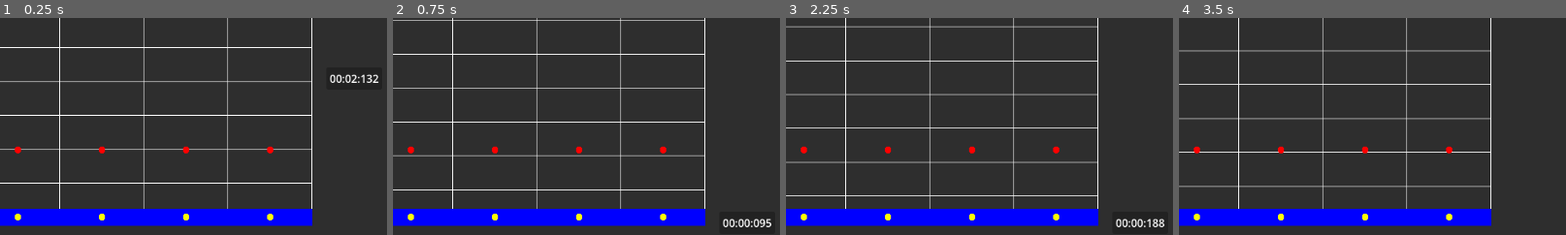
Above: before the commit, frames 1-4 (left to right).
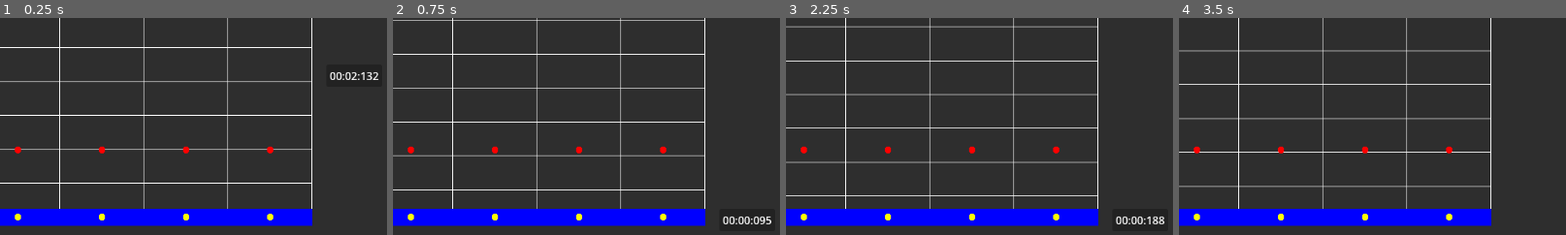
Above: after the commit, the same moments.

Repository: NothermanVEVO/June
Game: Godot game, scene res://Editor/Editor Composer.tscn
Same seed, same stepped clock (60 frames per second), same inputs: the game is played once before the commit and once after it. This scene is started directly instead of the project's main scene. Sound files missing from this copy of the repository are replaced by a short silence.
Inputs:
- Up to frame 1 (0.25 s): no input
- Up to frame 2 (0.75 s): click "Play" at 0.5 s
- Up to frame 3 (2.25 s): click "Test" at 1.25 s; click "Play" at 2 s
- Up to frame 4 (3.5 s): click "4 Buttons" at 2.75 s
The pictures show only the part of the screen within x 31-81%, y 37-87%; the shares and areas given below are measured in that part.

The runs differ from the first frame. In frame 1, 0.4% of the frame differs, in the area x 85-98%, y 25-30%; in frame 2, 0.4%, in the area x 85-98%, y 91-97%; in frame 3, 0.4%; in frame 4, nothing differs.

Commit message:
2025/08/28 - 001
- Added new methods in the SongMap Class.
- Improved the feedback in the Undo and Redo actions (If you keep it pressed it will have a nice feedback).
- Added memory_save_song_map, each song_map from a different gear or a different difficulty will be saved in the memory if some alteration was made.

Bug fix:
- Solved a bug about the miss_placement in the mouse_time_text.
- Solved a problem about the _note_info in the HoldNoteEditor and NoteEditor that could cause a crash.

Diff:
--- a/beat-the-beat/Editor/Game.gd
+++ b/beat-the-beat/Editor/Game.gd
@@ -155,12 +155,12 @@
 
 	var note_holders_positions := gear.get_note_holders_global_position()
 	if note_holders_positions:
-		var position_x = note_holders_positions[note_holders_positions.size() - 1].x - global_position.x + _mouse_time_container.size.x#  + NoteHolder.width / 2
-		var miss_placement_y = -_mouse_time_container.size.y / 8
+		var position_x = note_holders_positions[note_holders_positions.size() - 1].x - global_position.x + _mouse_time_container.size.x
+		#var miss_placement_y = -_mouse_time_container.size.y / 8
 		var position_y
 		if display_on_grid:
 			mouse_pos.y = NoteHolder.get_local_pos_y(_hit_zone_y - Note.height / 2, - Note.height / 2, mouse_time_pos_y, Song.get_time(), Song.get_time() + Gear.MAX_TIME_Y())
-		position_y = clampf(mouse_pos.y - miss_placement_y, 0.0, _hit_zone_y)
+		position_y = clampf(mouse_pos.y, 0.0, _hit_zone_y)
 		_mouse_time_container.position = Vector2(position_x, position_y)
 
 func _handle_selected_item(item_text : String) -> void:
--- a/beat-the-beat/Editor/HoldNoteEditor.gd
+++ b/beat-the-beat/Editor/HoldNoteEditor.gd
@@ -122,10 +122,12 @@
 		set_selected_highlight(true)
 
 func update_start_time_text() -> void:
-	_note_info.set_start_time(get_time())
+	if _note_info:
+		_note_info.set_start_time(get_time())
 
 func update_end_time_text() -> void:
-	_note_info.set_end_time(get_end_time())
+	if _note_info:
+		_note_info.set_end_time(get_end_time())
 
 #func _start_time_text_changed(seconds : float) -> void: # SIGNAL
 	#set_start_time(seconds)
@@ -140,4 +142,6 @@
 	value_changed.emit()
 
 func has_mouse_on_info() -> bool:
+	if not _note_info:
+		return false
 	return _note_info.visible and _note_info.has_mouse()
--- a/beat-the-beat/Editor/MenuBar/EditorMenuBar.gd
+++ b/beat-the-beat/Editor/MenuBar/EditorMenuBar.gd
@@ -16,17 +16,41 @@
 @onready var redo : Button = $Redo
 @onready var game : GameEditor = $"../Middle/Game/Game"
 
+var _saved_song_maps : Array[SongMap] = []
+
 var _undo_song_maps : Array[SongMap] = []
 var _redo_song_maps : Array[SongMap] = []
+
+var _holding_time : float = 0.0
+const _FIRST_HOLDING_TIME_DELAY = 0.3
+const _HOLDING_TIME_DELAY = 0.1
 
 func _ready() -> void:
 	game.changed.connect(_game_changed)
 
 func _process(delta: float) -> void:
-	if Input.is_action_just_pressed("Undo") and not _undo_song_maps.is_empty():
-		_on_undo_pressed()
-	elif Input.is_action_just_pressed("Redo") and not _redo_song_maps.is_empty():
-		_on_redo_pressed()
+	if not _undo_song_maps.is_empty():
+		if Input.is_action_just_pressed("Undo"):
+			_on_undo_pressed()
+		elif Input.is_action_pressed("Undo"):
+			_holding_time += delta
+			if _holding_time >= _FIRST_HOLDING_TIME_DELAY:
+				_on_undo_pressed()
+				if _holding_time - _FIRST_HOLDING_TIME_DELAY >= _HOLDING_TIME_DELAY:
+					_on_undo_pressed()
+				_holding_time -= _HOLDING_TIME_DELAY
+	if not _redo_song_maps.is_empty():
+		if Input.is_action_just_pressed("Redo"):
+			_on_redo_pressed()
+		elif Input.is_action_pressed("Redo"):
+			_holding_time += delta
+			if _holding_time >= _FIRST_HOLDING_TIME_DELAY:
+				_on_redo_pressed()
+				if _holding_time - _FIRST_HOLDING_TIME_DELAY >= _HOLDING_TIME_DELAY:
+					_on_redo_pressed()
+				_holding_time -= _HOLDING_TIME_DELAY
+	if Input.is_action_just_released("Undo") or Input.is_action_just_released("Redo"):
+		_holding_time = 0.0
 
 static func get_snap_divisor_value() -> int:
 	return _snap_divisor_value
@@ -42,10 +66,12 @@
 
 func _game_changed() -> void:
 	#print(to_resource().get_dictionary())
-	_undo_song_maps.append(to_resource())
+	var song_map := to_resource()
+	_undo_song_maps.append(song_map)
+
 	undo.disabled = false
+	redo.disabled = true
 	_redo_song_maps.clear()
-	redo.disabled = true
 
 func _on_undo_pressed() -> void:
 	if _undo_song_maps.is_empty(): # SHOULDN'T ENTER HERE...
@@ -76,10 +102,41 @@
 		redo.disabled = true
 
 func _on_gear_type_item_selected(index: int) -> void:
-	game.set_gear(_gear_type.get_item_id(index))
+	_memory_save_song_map()
+
+	_gear_type_value = _gear_type.get_item_id(index)
+
+	for sound_map in _saved_song_maps:
+		if sound_map.gear_type == _gear_type_value and sound_map.difficulty == _difficulty_type_value:
+			#print(sound_map.get_dictionary())
+			load_song_map(sound_map)
+			return
+
+	game.set_gear(_gear_type_value)
 
 func _on_difficulty_item_selected(index: int) -> void:
+	_memory_save_song_map()
+
 	_difficulty_type_value = _difficulty.get_item_id(index)
+
+	for sound_map in _saved_song_maps:
+		if sound_map.gear_type == _gear_type_value and sound_map.difficulty == _difficulty_type_value:
+			print(sound_map.get_dictionary())
+			load_song_map(sound_map)
+			return
+
+	game.set_gear(_gear_type_value)
+
+func _memory_save_song_map() -> void:
+	var song_map := to_resource()
+
+	for s_map in _saved_song_maps:
+		if SongMap.is_equal(s_map, song_map):
+			print("sim")
+			s_map.copy_song_map(song_map)
+			return
+	print("n")
+	_saved_song_maps.append(song_map)
 
 func to_resource() -> SongMap:
 	var notes_resource : Array[NoteResource] = []
@@ -94,21 +151,27 @@
 	return SongMap.new(game.gear.get_type(), _difficulty_type_value, notes_resource, long_notes_resource)
 
 func load_song_map(song_map : SongMap) -> void:
-	var dictionary := song_map.get_dictionary()
+	_difficulty.select(_difficulty.get_item_index(song_map.difficulty))
 
-	_difficulty.select(_difficulty.get_item_index(dictionary["difficulty"]))
+	game.set_gear(song_map.gear_type)
 
-	game.set_gear(dictionary["gear_type"])
+	var notes : Array = song_map.notes
+	game._selected_notes.clear()
+	for note in notes:
+		var nt = note.to_note(song_map.gear_type)
+		game.gear.add_note_at(note.idx, nt, true)
+		if nt is HoldNoteEditor:
+			nt.pressing_button.connect(game._pressing_some_hold_resize_button)
+		if nt._is_selected:
+			game._selected_notes.append(nt)
 
-	var notes_dict : Array = dictionary["notes"]
-	for note_dict in notes_dict:
-		var note = NoteResource.dictionary_to_resource(note_dict).to_note(dictionary["gear_type"])
-		game.gear.add_note_at(note.get_idx(), note, true)
-
-	var long_notes_dict : Array = dictionary["long_notes"]
-	for long_note_dict in long_notes_dict:
-		var long_note = LongNoteResource.dictionary_to_resource(long_note_dict)
-		game.gear.add_long_note_at(long_note.get_idx(), long_note, true)
+	var long_notes : Array = song_map.long_notes
+	game._selected_long_notes.clear()
+	for long_note in long_notes:
+		var long_nt = long_note.to_long_note()
+		game.gear.add_long_note(long_note.to_long_note())
+		if long_nt._is_selected:
+			game._selected_long_notes.append(long_nt)
 
 func _save_file() -> void:
 	pass
--- a/beat-the-beat/Editor/NoteEditor.gd
+++ b/beat-the-beat/Editor/NoteEditor.gd
@@ -73,7 +73,8 @@
 		set_selected_highlight(true)
 
 func update_start_time_text() -> void:
-	_note_info.set_start_time(get_time())
+	if _note_info:
+		_note_info.set_start_time(get_time())
 
 #func _time_text_changed(seconds : float) -> void: # SIGNAL
 	#set_time(seconds)
--- a/beat-the-beat/Resources/SongMap.gd
+++ b/beat-the-beat/Resources/SongMap.gd
@@ -16,6 +16,12 @@
 	self.notes = notes
 	self.long_notes = long_notes
 
+func copy_song_map(song_map : SongMap) -> void:
+	self.gear_type = song_map.gear_type
+	self.difficulty = song_map.difficulty
+	self.notes = song_map.notes
+	self.long_notes = song_map.long_notes
+
 func get_dictionary() -> Dictionary:
 	var dictionary : Dictionary = {"gear_type": gear_type, "difficulty": difficulty, "notes": [], "long_notes": []}
 
@@ -25,3 +31,6 @@
 		dictionary["long_notes"].append(long_note.get_dictionary())
 
 	return dictionary
+
+static func is_equal(song_map1 : SongMap, song_map2 : SongMap) -> bool:
+	return song_map1.gear_type == song_map2.gear_type and song_map1.difficulty == song_map2.difficulty
